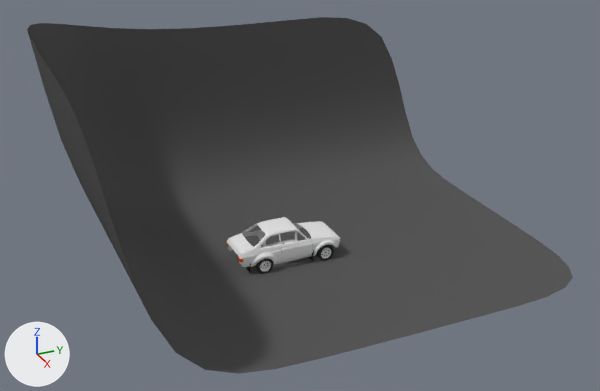
What one commit did to the Blender file FordEscort.blend.
Before and after are seen from a camera (50 mm lens) standing at (33.6, -15.8, 18.7) and looking at (0.3, -0.8, 2.1). Every picture has the same lights, and +X, +Y and +Z are marked at lower left.

Objects in the first picture: 'Caisse', 'Coffre.001', 'PassageRoueAVD', 'VoilePhoto'.
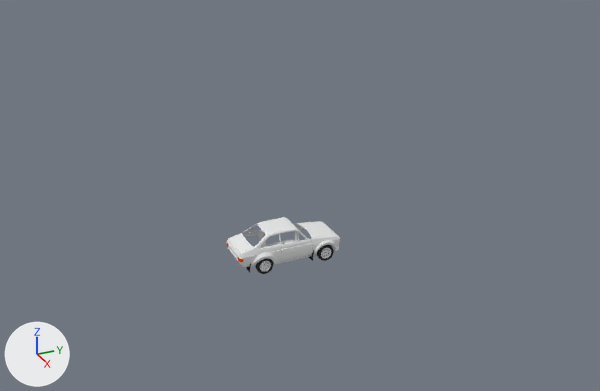
Boxes [x1, y1, x2, y2] around the edits, measured in the pictures (600 x 391 px):
```json
{"object": "VoilePhoto", "change": "hidden", "before": [27, 17, 573, 374]}
{"object": "Coffre.001", "change": "deleted", "before": [227, 234, 253, 257]}
{"object": "Coffre", "change": "shown", "after": [227, 234, 253, 257]}
{"object": "JupeAr", "change": "shown", "after": [228, 244, 239, 262]}
{"part": 1, "of": "me_plane_007", "change": "added", "after": [297, 227, 339, 256]}
```

The change, as JSON lines over the scene's bpy script:
```json
{"block": "me_plane_007", "where": "# used by ob_passageroueavd; parent = ob_caisse_001; location = (0.0, -2.15, 1.202)"}
{"op": "remove", "block": "me_plane_007", "code": "me_plane_007.from_pydata(...)  # 72 vertices, 54 faces; spans x 0.912..1.157, y 1.718..2.999, z -2.264..-1.438"}
{"op": "add", "block": "me_plane_007", "code": "me_plane_007.from_pydata(...)  # 131 vertices, 103 faces; spans x 0.0..1.157, y -1.453..0.002, z -0.079..0.746"}
{"block": "me_plane_007", "change": "me_plane_007 part 1: 131 vertices added at x 0.0..1.157, y -1.453..0.002, z -0.079..0.746"}
{"op": "remove", "block": "ob_coffre_001", "code": ["ob_coffre_001 = bpy.data.objects.new('Coffre.001', me_plane_029)", "ob_coffre_001.location = (0.0, -2.15, 1.2)", "_m = ob_coffre_001.modifiers.new('Mirror', 'MIRROR')", "_m.use_clip = True", "_m = ob_coffre_001.modifiers.new('Subsurf', 'SUBSURF')", "_m.levels = 2", "_m.render_levels = 3"]}
{"op": "remove", "block": "ob_jupear", "code": "ob_jupear.hide_viewport = True"}
{"op": "remove", "block": "ob_coffre", "code": "ob_coffre.hide_render = True"}
{"op": "set", "path": "ob_voilephoto.location", "old": "(1.59, -2.22, -1.34)", "new": "(1.59, -2.22, -1.44)"}
{"op": "add", "block": "ob_voilephoto", "code": "ob_voilephoto.hide_viewport = True"}
```
